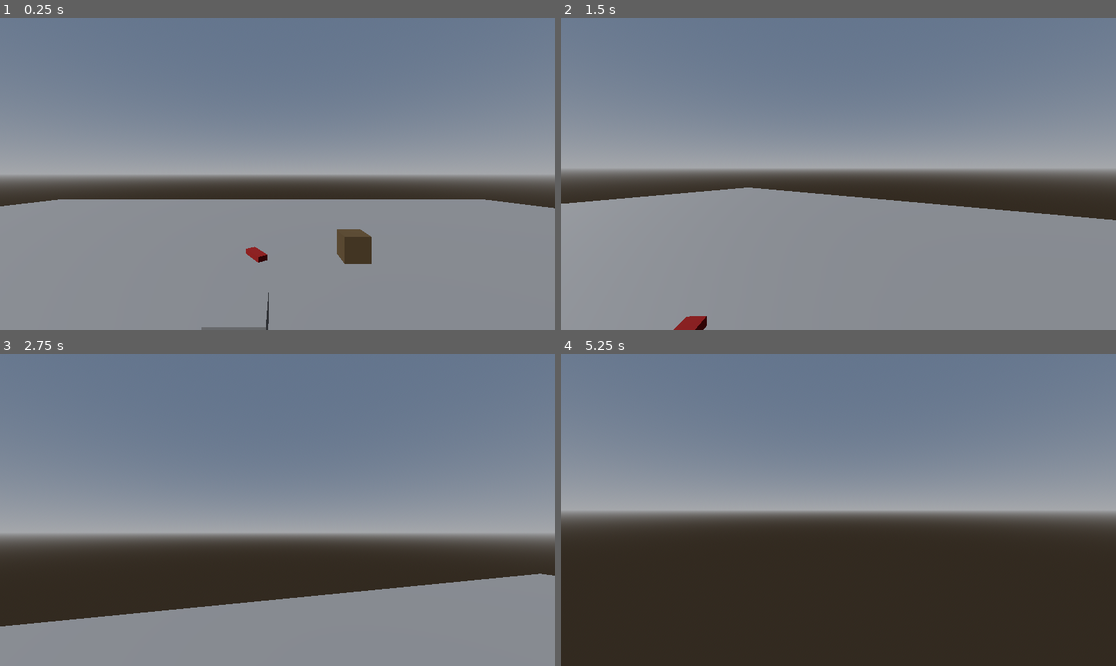
Above: before the commit, frames 1-4 (two rows, left to right).
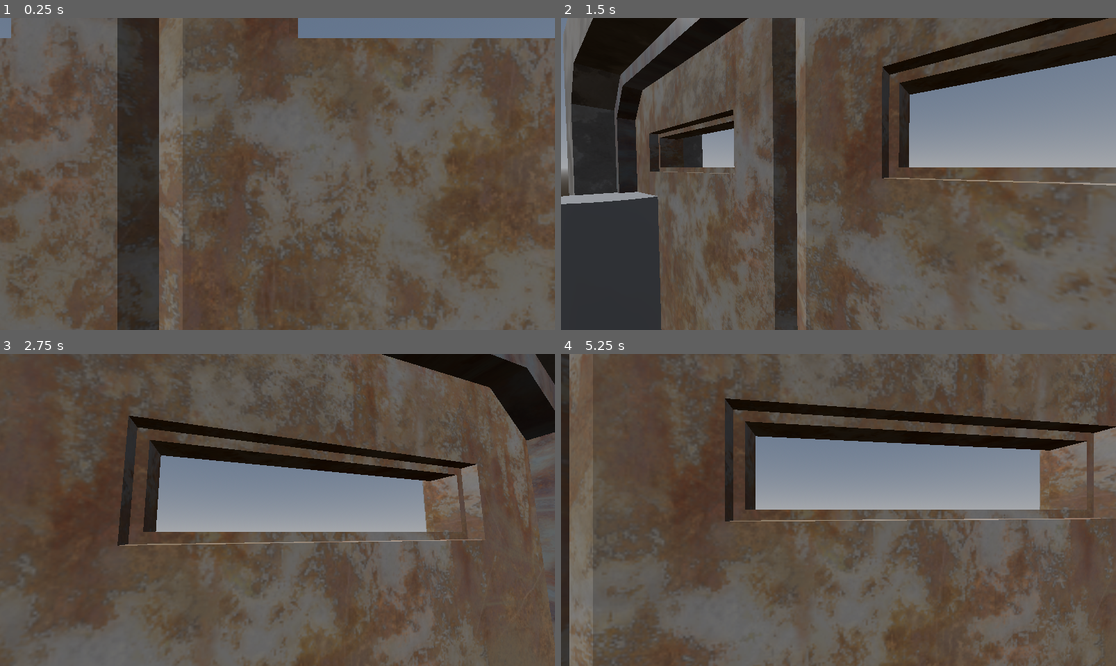
Above: after the commit, the same moments.

Repository: TruffleWolf/SpeedDevelopment
Game: Godot game, scene res://Levels/example_level.tscn
The game is run twice, just before and just after one commit, with the same random seed, the same clock (stepped at 60 frames per second) and the same inputs. The project has no main scene, so this scene is started directly.
Inputs (mouse positions are in pixels of both pictures, inside the frame that each line leads up to):
- Up to frame 1 (0.25 s): no input
- Up to frame 2 (1.5 s): move the mouse to (866, 174) at 0.52 s; hold W (Forward) from 0.53 s (still down); click (866, 174) at 0.6 s; tap Space (Jump) at 0.77 s; move the mouse to (810, 174) at 1.27 s; click (810, 174) at 1.35 s
- Up to frame 3 (2.75 s): keep holding W (Forward); tap Space (Jump) at 1.52 s; move the mouse to (288, 503) at 2.02 s; click (288, 503) at 2.1 s
- Up to frame 4 (5.25 s): keep holding W (Forward); move the mouse to (832, 516) at 2.77 s; click (832, 516) at 2.85 s; tap Space (Jump) at 3.02, 3.77, 4.52 s; move the mouse to (877, 513) at 3.52 s; click (877, 513) at 3.6 s; move the mouse to (794, 506) at 4.27 s; click (794, 506) at 4.35 s; move the mouse to (844, 510) at 5.02 s; click (844, 510) at 5.1 s

The runs differ from the first frame. In frame 1, 94% of the frame differs, in the area x 0-100%, y 0-100%; in frame 2, 85%; in frame 3, 88%; in frame 4, 86%.

Commit message:
PlayerFix

Diff:
--- a/SpeedrunDevelopment/Objects/Player.tscn
+++ b/SpeedrunDevelopment/Objects/Player.tscn
@@ -13,6 +13,7 @@
 radius = 0.45
 
 [node name="CharacterBody3D" type="CharacterBody3D"]
+transform = Transform3D(1.75, 0, 0, 0, 1.75, 0, 0, 0, 1.75, 0, 0, 0)
 collision_layer = 0
 script = ExtResource("1_8xh38")
 
--- a/SpeedrunDevelopment/Scripts/Player.gd
+++ b/SpeedrunDevelopment/Scripts/Player.gd
@@ -2,11 +2,11 @@
 
 
 @onready var active_weapon = 3
-const RUN_SPEED = 5.0
+@export var RUN_SPEED = 5.0
 const WALK_SPEED = 2.5
 const CROUCH_SPEED = 2.0
 const MOVE_ACCEL = 0.1
-const JUMP_FORCE = 10
+@export var JUMP_FORCE = 10
 var direction = Vector3()
 var fall_speed = 0.1
 var accuracy_mod = 0.0
@@ -18,6 +18,7 @@
 
 
 func _ready():
+	add_to_group("Player")
 	Input.set_mouse_mode(Input.MOUSE_MODE_CAPTURED)
 
 
@@ -98,7 +99,8 @@
 
 
 func _on_area_3d_body_entered(body):
-	floor_collisions.append(body)
+	if !body.is_in_group("Player"):
+		floor_collisions.append(body)
 
 
 func _on_area_3d_body_exited(body):
